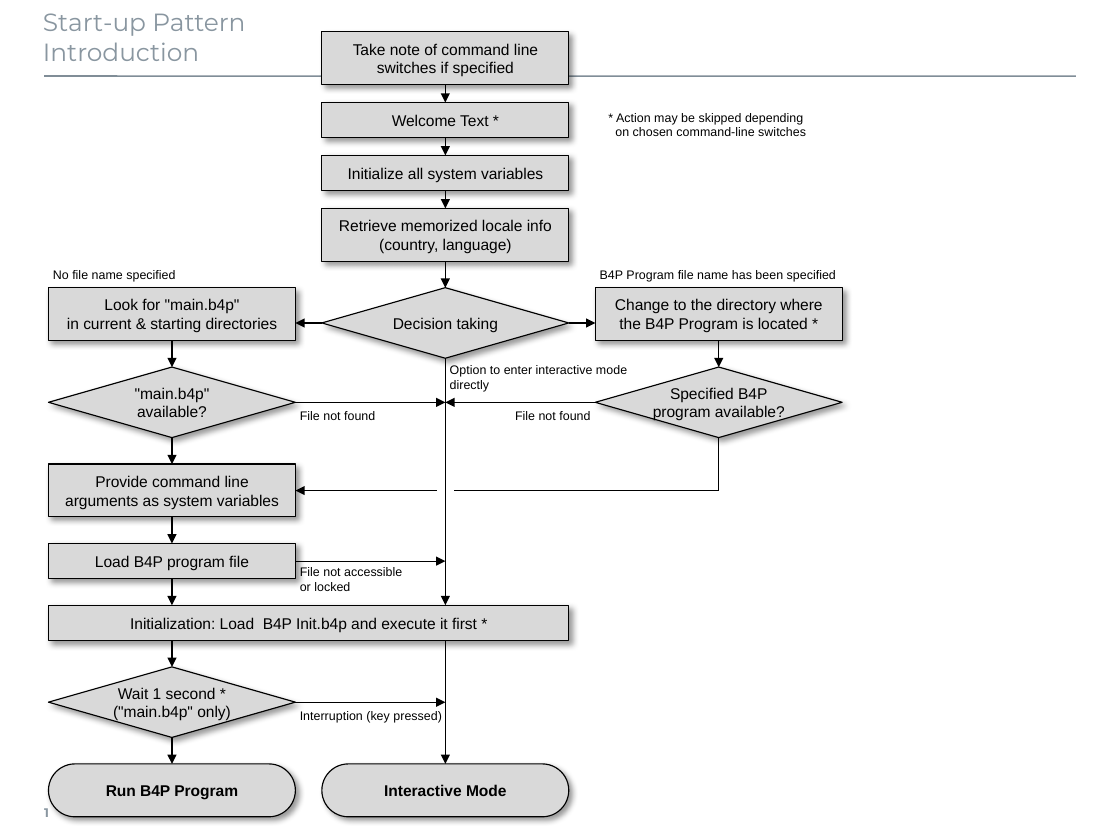
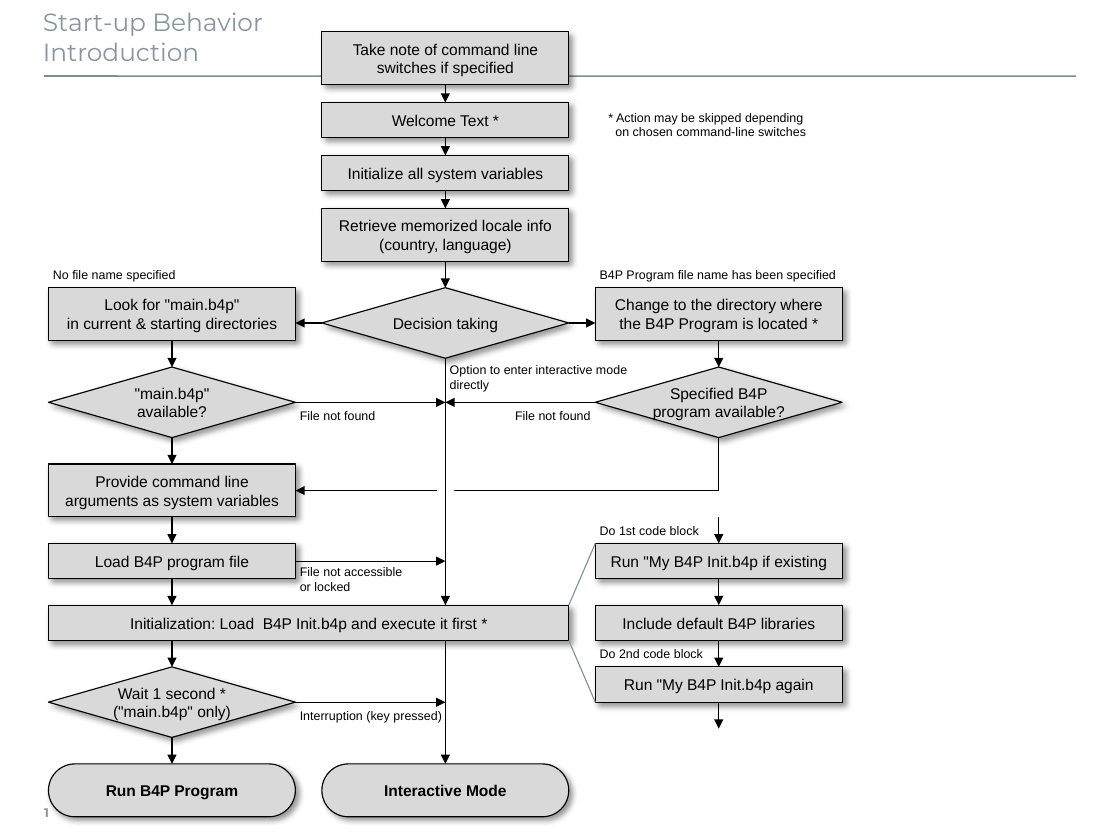
Before and after one commit to georgzurbonsen/B4P_Docu_Maker, a slide deck: slide 1 of source-docs/B4P Illustrations.pptx. Drawn at 1120x840 pixels with LibreOffice and Linux fonts; fonts in the diff are those of the drawing. Boxes give left, top, right and bottom in pixels: in the first picture for what was removed or moved away, otherwise in the second. Text is boxed around its words. In the diff, an @@ line names an element or a change of style, - is before the commit and + after.

Commit message:
Updated intro in Refman

```diff
--- a/source-docs/B4P Illustrations.pptx
+++ b/source-docs/B4P Illustrations.pptx
@@ title at [43, 12, 262, 61]: text changed @@
-Start-up Pattern
-Introduction
+Start-up Behavior
+Introduction
@@ text added at [600, 526, 699, 535], 8 pt, text #000000 @@
+Do 1st code block
@@ arrow added from (719, 517) to (719, 543), #000000 0.75 pt @@
@@ line added from (569, 605) to (595, 543), #85939D 0.75 pt @@
@@ rectangle added at [595, 543, 841, 579], fill #D9D9D9, outline #000000 0.75 pt, 10 pt, text #000000 @@
+Run "My B4P Init.b4p if existing
@@ arrow added from (719, 579) to (719, 605), #000000 0.75 pt @@
@@ rectangle added at [595, 605, 841, 641], fill #D9D9D9, outline #000000 0.75 pt, 10 pt, text #000000 @@
+Include default B4P libraries
@@ line added from (569, 641) to (595, 702), #85939D 0.75 pt @@
@@ text added at [600, 649, 703, 658], 8 pt, text #000000 @@
+Do 2nd code block
@@ arrow added from (719, 641) to (719, 666), #000000 0.75 pt @@
@@ rectangle added at [595, 666, 841, 702], fill #D9D9D9, outline #000000 0.75 pt, 10 pt, text #000000 @@
+Run "My B4P Init.b4p again
@@ arrow added from (719, 702) to (719, 729), #000000 0.75 pt @@
```
Also in this commit, not shown: 22 other files.
